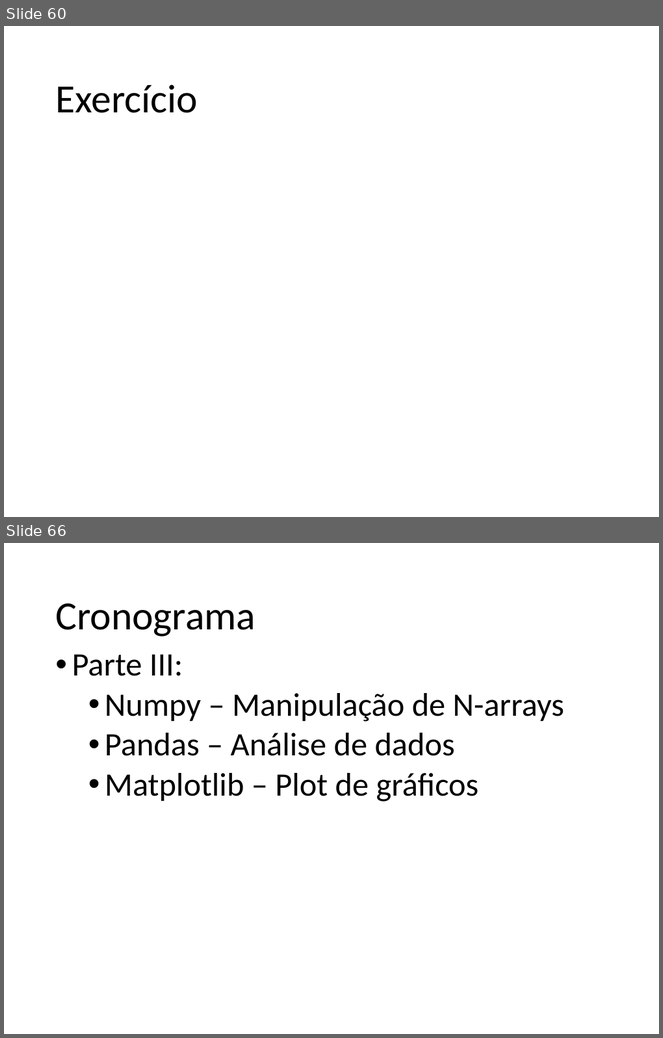
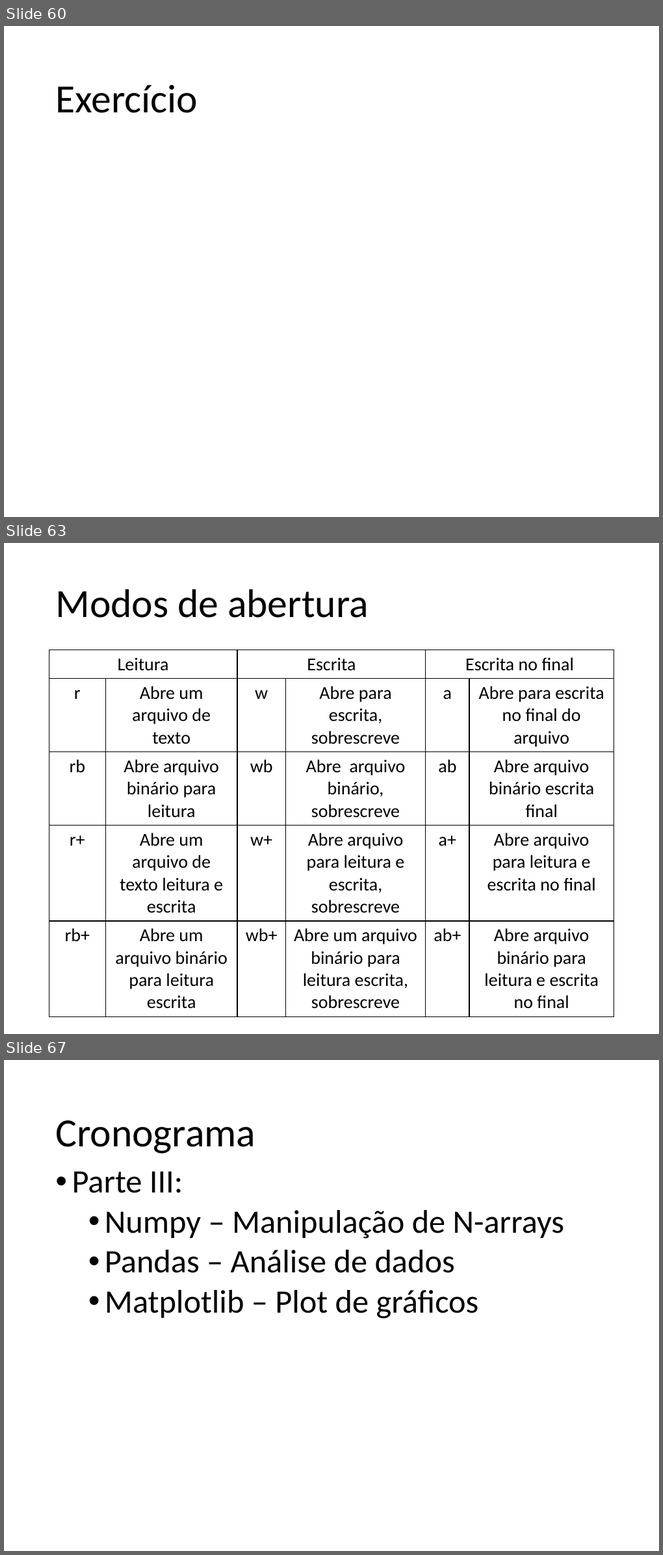
Before and after one commit to fernandoFernandeSantos/minicurso_python_2019, a slide deck: aula.pptx. Shown one above the other, each under a label of ours: slides 60 and 66 before the commit, slides 60, 63 and 67 after it; the slides between them are not shown. The pictures are 663x1038 and 663x1555 pixels, drawn with LibreOffice and Linux fonts; fonts in the diff are those of the drawing. Boxes give left, top, right and bottom in pixels: in the first picture for what was removed or moved away, otherwise in the second. Text is boxed around its words. In the diff, an @@ line names an element or a change of style, - is before the commit and + after.

Commit message:
dados arquivo csv

```diff
--- a/aula.pptx
+++ b/aula.pptx
@@ slide 63 added at (x1=4, y1=543, x2=659, y2=1034), background #FFFFFF @@
@@ title added at (x1=55, y1=589, x2=369, y2=618), 44 pt, text #000000 @@
+Modos de abertura
@@ table added at (x1=50, y1=650, x2=614, y2=1012), 5 rows, 6 columns @@
+Leitura |  | Escrita |  | Escrita no final | 
+r | Abre um arquivo de texto | w | Abre para escrita, sobrescreve | a | Abre para escrita no final do arquivo
+rb | Abre arquivo binário para leitura | wb | Abre arquivo binário, sobrescreve | ab | Abre arquivo binário escrita final
+r+ | Abre um arquivo de texto leitura e escrita | w+ | Abre arquivo para leitura e escrita, sobrescreve | a+ | Abre arquivo para leitura e escrita no final
+rb+ | Abre um arquivo binário para leitura escrita | wb+ | Abre um arquivo binário para leitura escrita, sobrescreve | ab+ | Abre arquivo binário para leitura e escrita no final
@@ what was slide 66 is now slide 67 @@
```
Also in this commit, not shown: 6 slides changed, 3 other slides added, 3 slides removed, 2 other files.
